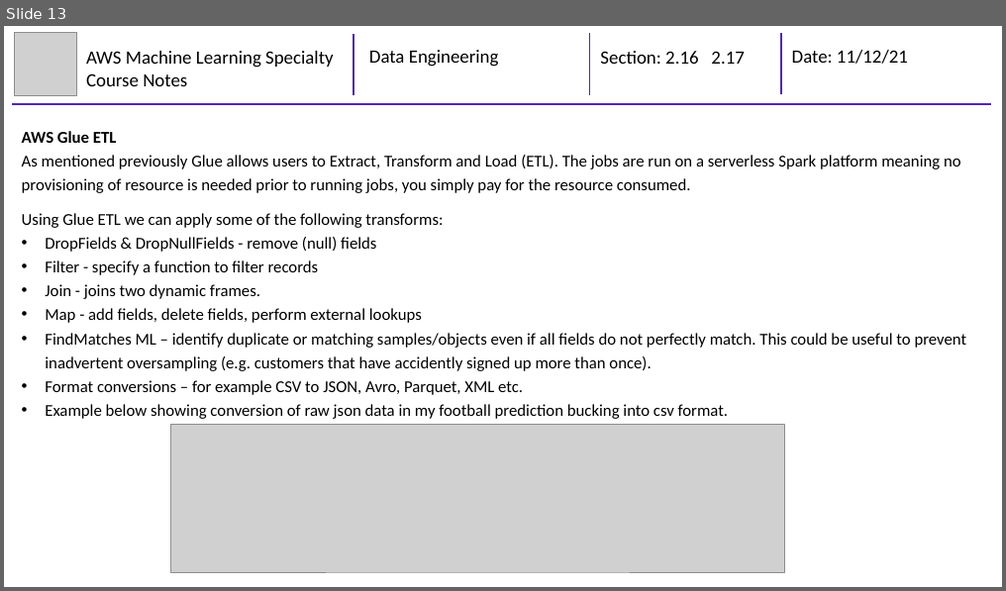
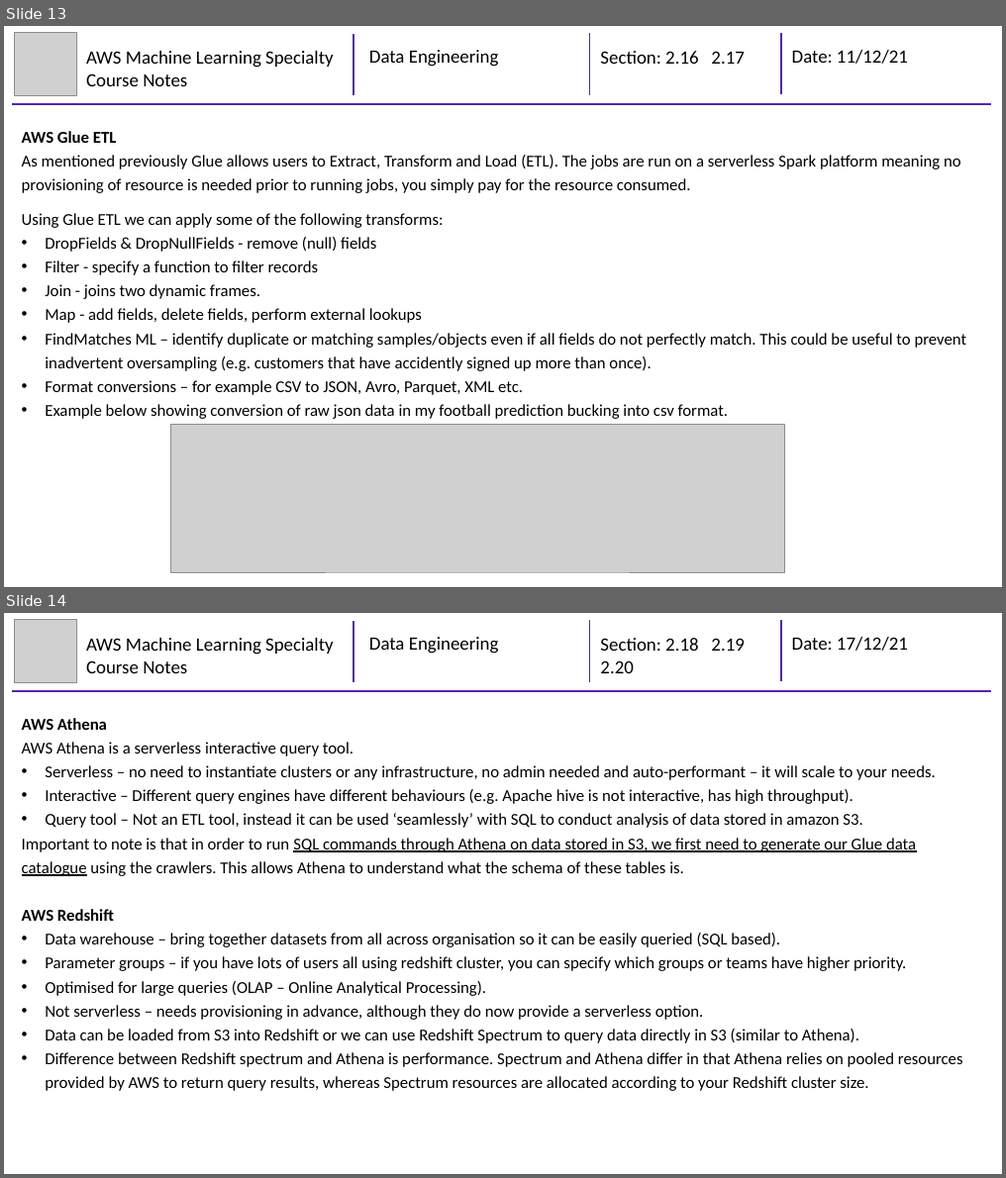
Before and after one commit to mhaythornthwaite/Testing_ML_Algorithms, a slide deck: AWS Machine Learning Specialty/Course Notes/2_MJH_Data_Engineering_Course_Notes.pptx. Shown one above the other, each under a label of ours: slide 13 before the commit, slides 13 and 14 after it. The pictures are 1006x591 and 1006x1178 pixels, drawn with LibreOffice and Linux fonts; fonts in the diff are those of the drawing; grey boxes stand for pictures. Boxes give left, top, right and bottom in pixels: in the first picture for what was removed or moved away, otherwise in the second. Text is boxed around its words. In the diff, an @@ line names an element or a change of style, - is before the commit and + after.

```diff
--- a/AWS Machine Learning Specialty/Course Notes/2_MJH_Data_Engineering_Course_Notes.pptx
+++ b/AWS Machine Learning Specialty/Course Notes/2_MJH_Data_Engineering_Course_Notes.pptx
@@ slide 14 added at [4,613,1002,1174], background #FFFFFF @@
@@ group added at [12,620,991,691]: 4 lines, 4 texts, 1 picture @@
+AWS Machine Learning Specialty Course Notes
+Data Engineering
+Section: 2.18 2.19 2.20
+Date: 17/12/21
@@ text added at [22,718,963,1091], 16 pt, text #000000 @@
+AWS Athena
+AWS Athena is a serverless interactive query tool.
+• Serverless – no need to instantiate clusters or any infrastructure, no admin needed and auto-performant – it will scale to your needs.
+• Interactive – Different query engines have different behaviours (e.g. Apache hive is not interactive, has high throughput).
+• Query tool – Not an ETL tool, instead it can be used ‘seamlessly’ with SQL to conduct analysis of data stored in amazon S3.
+Important to note is that in order to run SQL commands through Athena on data stored in S3, we first need to generate our Glue data catalogue using the crawlers. This allows Athena to understand what the schema of these tables is.
+AWS Redshift
+• Data warehouse – bring together datasets from all across organisation so it can be easily queried (SQL based).
+• Parameter groups – if you have lots of users all using redshift cluster, you can specify which groups or teams have higher priority.
+• Optimised for large queries (OLAP – Online Analytical Processing).
+• Not serverless – needs provisioning in advance, although they do now provide a serverless option.
+• Data can be loaded from S3 into Redshift or we can use Redshift Spectrum to query data directly in S3 (similar to Athena).
+• Difference between Redshift spectrum and Athena is performance. Spectrum and Athena differ in that Athena relies on pooled resources provided by AWS to return query results, whereas Spectrum resources are allocated according to your Redshift cluster size.
```
Also in this commit, not shown: 2 slides changed, 1 other slide added.
